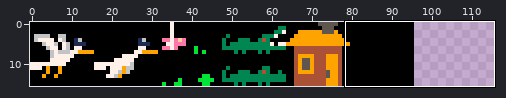
Sprite sheet: ld53.png. Above, an overview of the earlier version with the close-up marked.
Close-up. Before the commit:
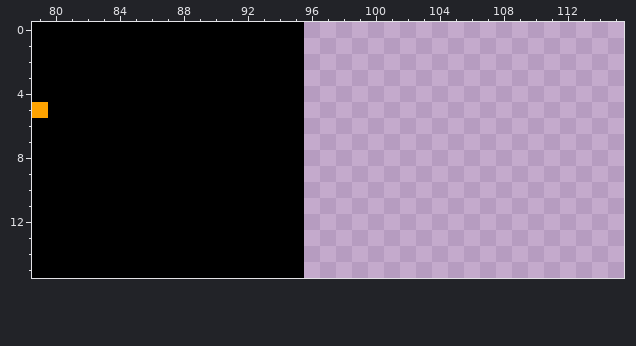
The file is 128x16 pixels. Shown: x 79..115, y 0..15. The wide view leaves out empty margins.
And afterwards:
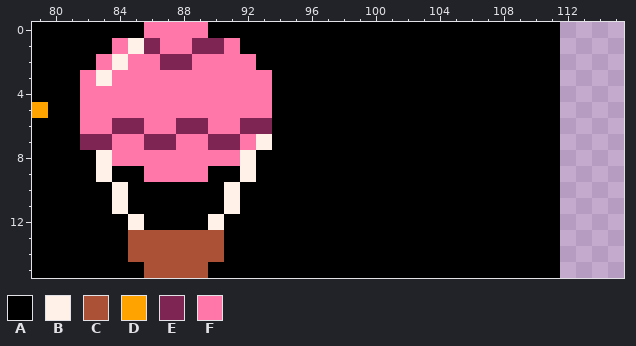
Palette (. is transparent): A #000000  B #fff1e8  C #ab5236  D #ffa300  E #7e2553  F #ff77a8
Changes in this commit:
Changed rows in their new state; - is an unchanged pixel.
first column x 82:
 0 ----FFFF------AAAAAAAAAAAAAAAA
 1 --FBEFFEEF----AAAAAAAAAAAAAAAA
 2 -FBFFEEFFFF---AAAAAAAAAAAAAAAA
 3 FBFFFFFFFFFF--AAAAAAAAAAAAAAAA
 4 FFFFFFFFFFFF--AAAAAAAAAAAAAAAA
 5 FFFFFFFFFFFF--AAAAAAAAAAAAAAAA
 6 FFEEFFEEFFEE--AAAAAAAAAAAAAAAA
 7 EEFFEEFFEEFB--AAAAAAAAAAAAAAAA
 8 -BFFFFFFFFB---AAAAAAAAAAAAAAAA
 9 -B--FFFF--B---AAAAAAAAAAAAAAAA
10 --B------B----AAAAAAAAAAAAAAAA
11 --B------B----AAAAAAAAAAAAAAAA
12 ---B----B-----AAAAAAAAAAAAAAAA
13 ---CCCCCC-----AAAAAAAAAAAAAAAA
14 ---CCCCCC-----AAAAAAAAAAAAAAAA
15 ----CCCC------AAAAAAAAAAAAAAAA
Boxes around the changes in both close-ups, in picture pixels (x1, y1, x2, y2):
changed: (80, 22, 560, 278)
